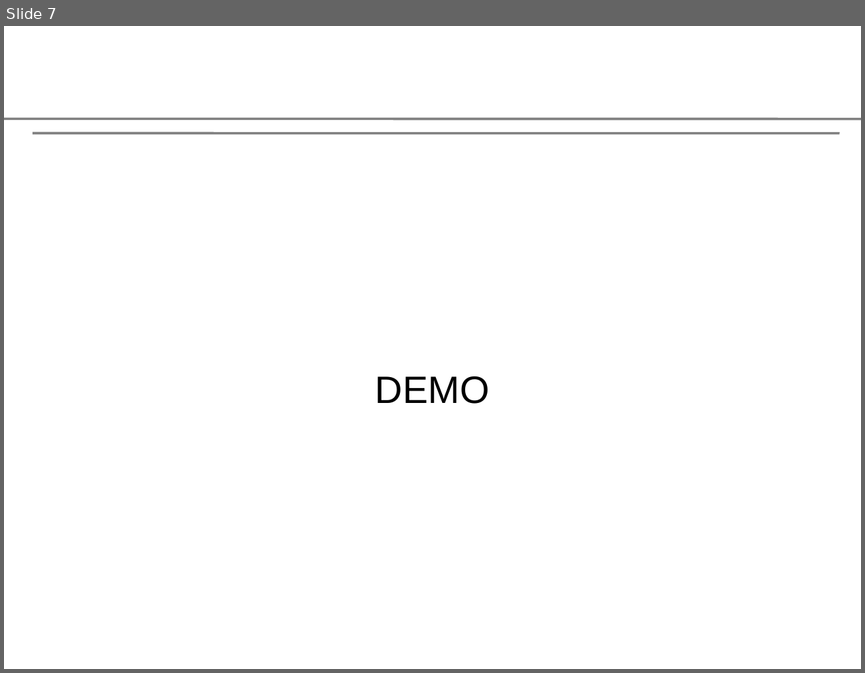
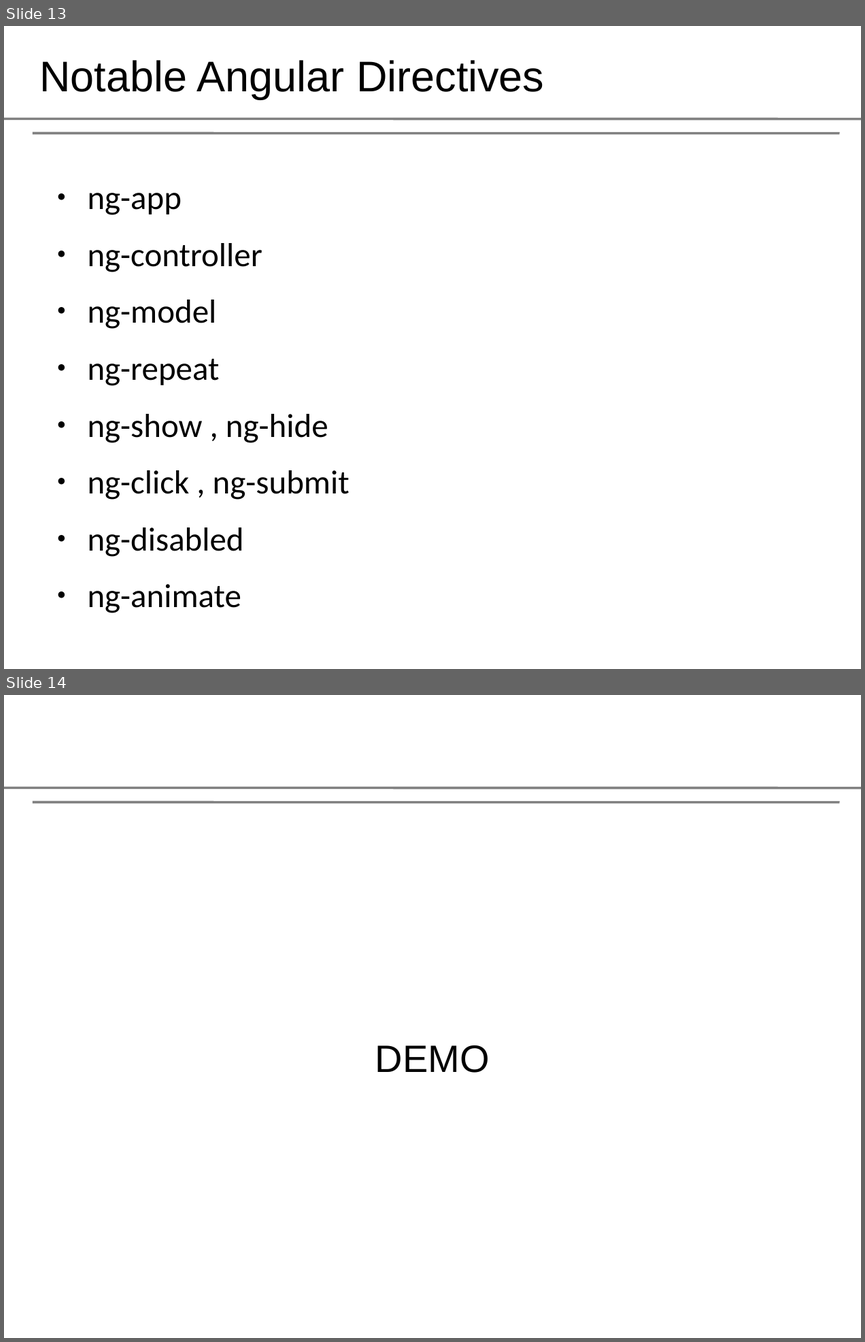
Before and after one commit to aashish-pathak/leadsnetwork, a slide deck: leads_in.odp. Shown one above the other, each under a label of ours: slide 7 before the commit, slides 13 and 14 after it. The pictures are 865x673 and 865x1342 pixels, drawn with LibreOffice and Linux fonts; fonts in the diff are those of the drawing; background and template pictures are left out. Boxes give left, top, right and bottom in pixels: in the first picture for what was removed or moved away, otherwise in the second. Text is boxed around its words. In the diff, an @@ line names an element or a change of style, - is before the commit and + after.

```diff
--- a/leads_in.odp
+++ b/leads_in.odp
@@ slide 13 added at [4,26,861,669], background #FFFFFF; not listed: 2 template elements that a slide beside it also shows @@
@@ title added at [39,60,544,99], 36 pt, text #000000 @@
+Notable Angular Directives
@@ text added at [88,193,349,613], 28 pt, text #000000 @@
+● ng-app
+● ng-controller
+● ng-model
+● ng-repeat
+● ng-show , ng-hide
+● ng-click , ng-submit
+● ng-disabled
+● ng-animate
@@ what was slide 7 is now slide 14 @@
```
Also in this commit, not shown: 2 slides changed, 20 other slides added, 1 slide removed.
